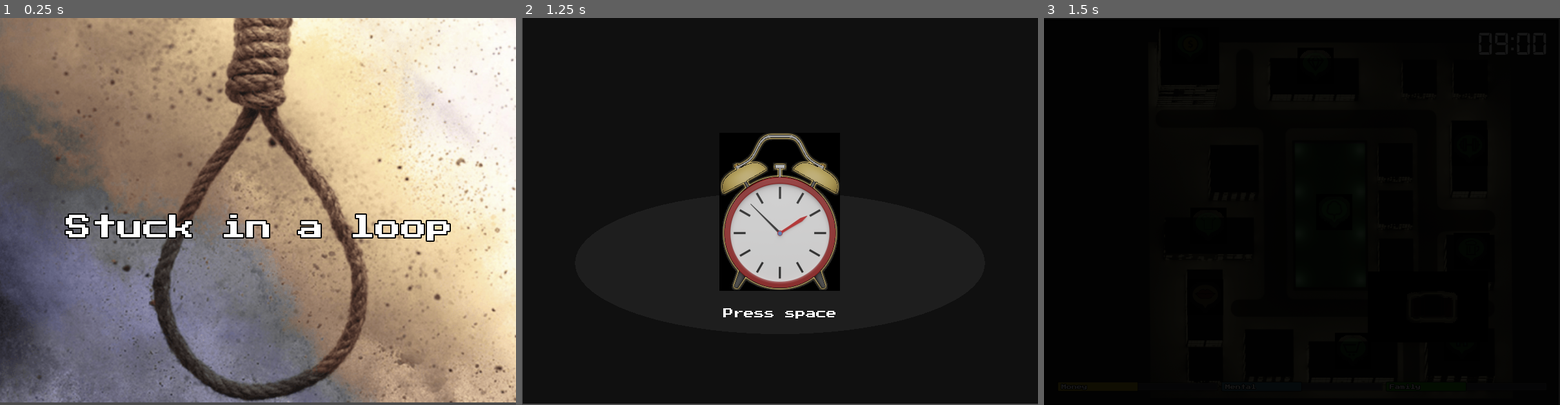
Above: before the commit, frames 1-3 (left to right).
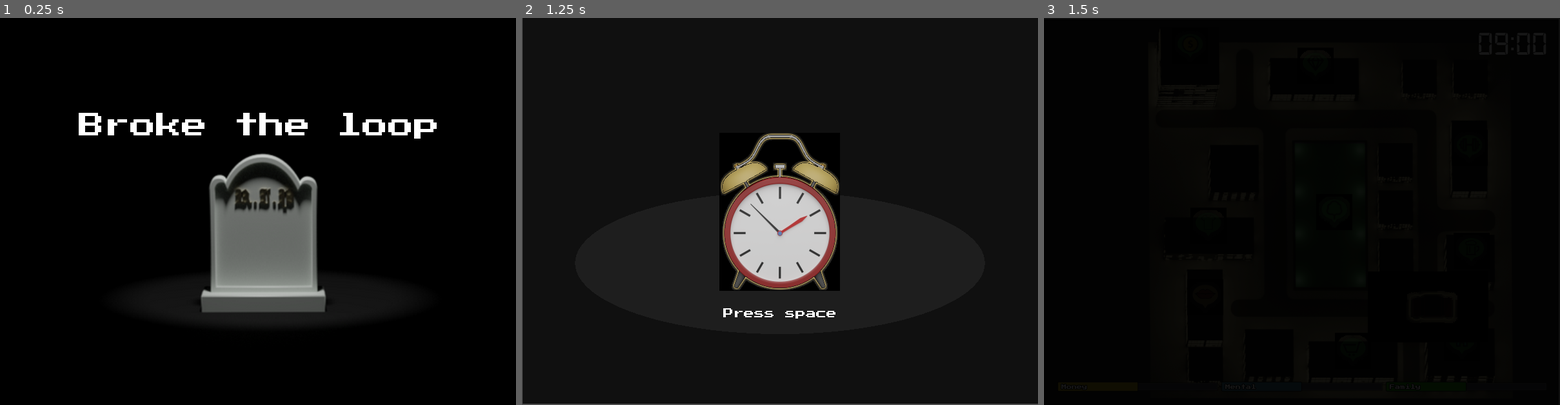
Above: after the commit, the same moments.

Repository: Trizalio/LifeLoop
Game: Godot game, scene res://scenes/epilogue.tscn
Same seed, same stepped clock (60 frames per second), same inputs: the game is played once before the commit and once after it. This scene is started directly instead of the project's main scene. The engine's default icon, where the game draws it, is replaced by a stand-in: a white triangle on a blue panel in a dark square.
Inputs:
- Up to frame 1 (0.25 s): no input
- Up to frame 2 (1.25 s): tap Enter at 0.5 s; hold Right (ui_right) from 0.53 s (still down); tap Space at 0.77 s
- Up to frame 3 (1.5 s): tap Space at 1.25 s; release Right (ui_right) at 1.28 s; hold Down (ui_down) from 1.28 s (still down)

The runs differ from the first frame. In frame 1, 98% of the frame differs, in the area x 0-100%, y 0-100%; in frame 2, nothing differs; in frame 3, nothing differs.

Commit message:
epilogue added

Diff:
--- a/scenes/epilogue.gd
+++ b/scenes/epilogue.gd
@@ -2,6 +2,9 @@
 
 func _ready():
 	pass
+
+func set_reason(resaon_name: String):
+	$epilogue_bg.animation = resaon_name
 
 func _input(event):
 #	print(event)
--- a/scenes/epilogue.tscn
+++ b/scenes/epilogue.tscn
@@ -1,11 +1,31 @@
-[gd_scene load_steps=6 format=2]
+[gd_scene load_steps=9 format=2]
 
 [ext_resource path="res://art/audio/epilogue.wav" type="AudioStream" id=1]
 [ext_resource path="res://scenes/epilogue.gd" type="Script" id=2]
-[ext_resource path="res://art/epilogue_bg.png" type="Texture" id=3]
+[ext_resource path="res://art/epilogue_mental.png" type="Texture" id=3]
+[ext_resource path="res://art/epilogue_money.png" type="Texture" id=4]
+[ext_resource path="res://art/epilogue_family.png" type="Texture" id=5]
 [ext_resource path="res://fonts/PressStart2P-Regular.ttf" type="DynamicFontData" id=6]
 
-[sub_resource type="DynamicFont" id=1]
+[sub_resource type="SpriteFrames" id=1]
+animations = [ {
+"frames": [ ExtResource( 3 ) ],
+"loop": true,
+"name": "mental",
+"speed": 5.0
+}, {
+"frames": [ ExtResource( 5 ) ],
+"loop": true,
+"name": "family",
+"speed": 5.0
+}, {
+"frames": [ ExtResource( 4 ) ],
+"loop": true,
+"name": "money",
+"speed": 5.0
+} ]
+
+[sub_resource type="DynamicFont" id=2]
 size = 40
 outline_size = 2
 outline_color = Color( 0.00784314, 0.00784314, 0.00784314, 1 )
@@ -17,19 +37,20 @@
 "_edit_vertical_guides_": [ 800.192, 400.144 ]
 }
 
-[node name="epilogue_bg" type="Sprite" parent="."]
-position = Vector2( 462.816, 297.021 )
+[node name="epilogue_bg" type="AnimatedSprite" parent="."]
+position = Vector2( 373, 191 )
 scale = Vector2( 1.52724, 1.52724 )
-texture = ExtResource( 3 )
+frames = SubResource( 1 )
+animation = "mental"
 
 [node name="Label" type="Label" parent="."]
 margin_left = 102.466
-margin_top = 305.489
+margin_top = 147.489
 margin_right = 702.466
-margin_bottom = 345.489
+margin_bottom = 187.489
 rect_pivot_offset = Vector2( 302.396, 18.3371 )
-custom_fonts/font = SubResource( 1 )
-text = "Stuck in a loop"
+custom_fonts/font = SubResource( 2 )
+text = "Broke the loop"
 align = 1
 valign = 1
 __meta__ = {
--- a/scripts/singletones/game_status.gd
+++ b/scripts/singletones/game_status.gd
@@ -249,15 +249,18 @@
 	stress += resource_change.stress_effect
 	family += resource_change.family_effect
 	if money < 0:
-		game_over('no_money')
+		game_over('money')
 	if stress < 0:
-		game_over('died')
+		game_over('stress')
 	if family < 0:
-		game_over('lost_family')
+		game_over('family')
 	emit_signal("resources_changed")
 
 func game_over(ending_name: String):
 	SceneChanger.goto_scene("res://scenes/epilogue.tscn")
+	yield(SceneChanger, "scene_changed")
+	var epilogue = get_node("/root/epilogue")
+	epilogue.set_reason(ending_name)
 
 func came_home():
 	SceneChanger.goto_scene("res://scenes/home.tscn")
